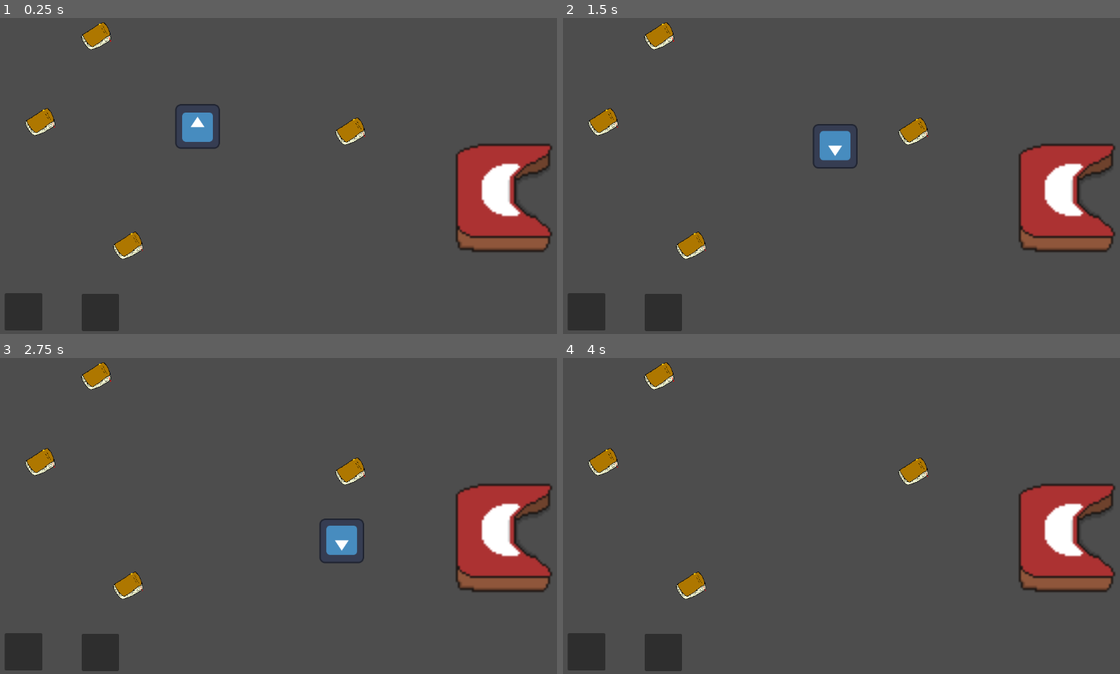
Above: before the commit, frames 1-4 (two rows, left to right).
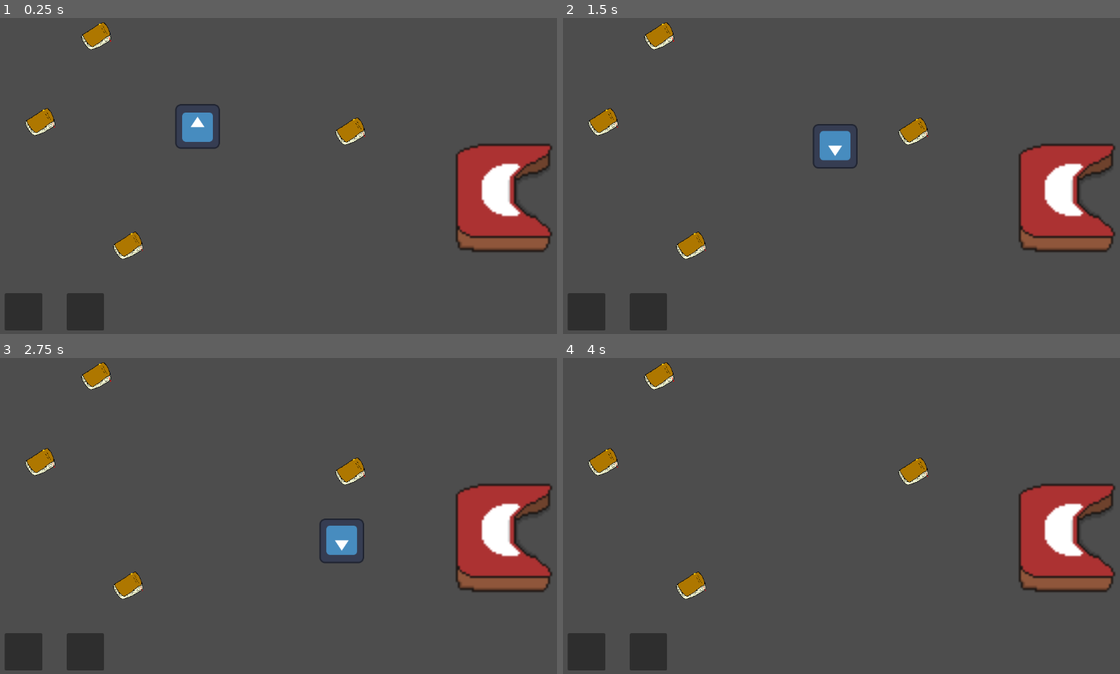
Above: after the commit, the same moments.

Repository: UrtaroPrograms/Library-of-Doppelgangers
Game: Godot game, scene res://Escenas/escena_testeo.tscn
The game is run twice, just before and just after one commit, with the same random seed, the same clock (stepped at 60 frames per second) and the same inputs. The engine's default icon, where the game draws it, is replaced by a stand-in: a white triangle on a blue panel in a dark square.
Inputs:
- Up to frame 1 (0.25 s): no input
- Up to frame 2 (1.5 s): tap Enter at 0.5 s; hold Right (move_right) 0.53-1.28 s; tap Z (Interact) at 0.6, 1.35 s; hold Down (move_down) from 1.28 s (still down)
- Up to frame 3 (2.75 s): release Down (move_down) at 2.03 s; hold Right (move_right) from 2.03 s (still down); tap Z (Interact) at 2.1 s
- Up to frame 4 (4 s): release Right (move_right) at 2.78 s; hold Up (move_up) 2.78-3.53 s; tap Z (Interact) at 2.85, 3.6 s; tap Space at 3.5 s; hold Left (move_left) from 3.53 s (still down)

The runs differ from the first frame. In frame 1, 0.7% of the frame differs, in the area x 11-22%, y 87-100%; in frame 2, 0.7%; in frame 3, 0.7%; in frame 4, 0.7%.

Commit message:
Añadidos slots para objetos en el escritorio junto con la capacidad de interactuar con ellos y dejar objetos.

Diff:
--- /dev/null
+++ b/library-of-doppelgangers/Escenas/Escritorio/escritorio_escena.tscn
@@ -0,0 +1,31 @@
+[gd_scene format=3 uid="uid://djavrxbdwap30"]
+
+[ext_resource type="Script" uid="uid://bec508nn8pgdq" path="res://Escenas/Escritorio/escritorio_escena.gd" id="1_7whd2"]
+[ext_resource type="PackedScene" uid="uid://k1xrvnbrhlxy" path="res://Escenas/Escritorio/slot_escritorio.tscn" id="2_3hren"]
+
+[node name="Escritorio Escena" type="Node2D" unique_id=490961609]
+script = ExtResource("1_7whd2")
+
+[node name="Button" type="Button" parent="." unique_id=1882353525]
+anchors_preset = 6
+anchor_left = 1.0
+anchor_top = 0.5
+anchor_right = 1.0
+anchor_bottom = 0.5
+offset_left = 528.0
+offset_top = 504.0
+offset_right = 624.0
+offset_bottom = 535.0
+grow_horizontal = 0
+grow_vertical = 2
+size_flags_horizontal = 4
+size_flags_vertical = 4
+text = "Levantarse"
+
+[node name="Slot Escritorio" parent="." unique_id=1908835188 instance=ExtResource("2_3hren")]
+offset_left = 32.0
+offset_top = 328.0
+offset_right = 32.0
+offset_bottom = 328.0
+
+[connection signal="pressed" from="Button" to="." method="_on_levantarse_pressed"]
--- /dev/null
+++ b/library-of-doppelgangers/Escenas/Escritorio/slot_escritorio.gd
@@ -0,0 +1,39 @@
+extends PanelContainer
+
+var inventario
+var heldItem
+# Called when the node enters the scene tree for the first time.
+func _ready():
+	$MenuButton.get_popup().id_pressed.connect(_on_menu_button_pressed)	#Con esto nos conectamos al botón menú que lleva cada slot.
+	inventario = get_tree().get_nodes_in_group("Inventario").get(0)	#Usamos el grupo "Inventario" como etiqueta para poder localizar al inventario real, y poner usarlo de variable. Ponemos el get(0) al final porque get_nodes_in_group() nos retorna un array.
+	heldItem = null
+
+# Called every frame. 'delta' is the elapsed time since the previous frame.
+func _process(delta: float) -> void:
+	pass
+
+func _addItem(item):	#Función para añadir un objeto al inventario. Es solo la parte visual.
+	$TextureRect.texture = item._giveAppearance()
+	$TextureRect/RichTextLabel.text = item._describe()
+	heldItem = item
+
+func _emptySlot():	#Borra la imagen y el texto en el slot. Es solo visual, el inventario mismo se encarga de la lógica.
+	$TextureRect.texture = null
+	$TextureRect/RichTextLabel.text = ""
+	heldItem = null
+
+func _on_menu_button_pressed(id : int):	#Al apretar uno de los botones del menú, se ejecuta una lógica distinta, dependiendo del botón.
+	match id:
+		0: 	#Dejar Libro
+			if heldItem:
+				print("Ya hay un objeto en este slot!")
+			else:
+				inventario._depositItem(self)
+
+		1: #Entregar Libro. Todavía no hay clientes así que no se implementa.
+			print("segunda opcion")
+		2: #Recoger
+			if heldItem:
+				inventario._pickupFromDesk(heldItem,self)
+			else:
+				print("No hay objeto que recoger")
--- /dev/null
+++ b/library-of-doppelgangers/Escenas/Escritorio/slot_escritorio.tscn
@@ -0,0 +1,163 @@
+[gd_scene format=3 uid="uid://k1xrvnbrhlxy"]
+
+[ext_resource type="Script" uid="uid://y45i7w5f4e82" path="res://Escenas/Escritorio/slot_escritorio.gd" id="1_pf7xw"]
+
+[sub_resource type="GDScript" id="GDScript_ww7an"]
+script/source = "extends MenuButton
+#
+## Called when the node enters the scene tree for the first time.
+#func _ready():
+	#
+	#self.get_popup().id_pressed.connect(_on_menu_button_pressed)
+#
+## Called every frame. 'delta' is the elapsed time since the previous frame.
+#func _process(delta: float) -> void:
+	#pass
+#
+#func _on_menu_button_pressed(id : int):
+	#match id:
+		#0: _do_something()
+		#1: _do_something_else()
+	#
+	#
+#func_ _
+"
+
+[node name="Slot Escritorio" type="Control" unique_id=1908835188]
+layout_mode = 3
+anchors_preset = 15
+anchor_right = 1.0
+anchor_bottom = 1.0
+grow_horizontal = 2
+grow_vertical = 2
+
+[node name="Slot" type="PanelContainer" parent="." unique_id=2106496043]
+layout_direction = 2
+layout_mode = 0
+offset_left = 240.0
+offset_top = 64.0
+offset_right = 316.0
+offset_bottom = 139.0
+size_flags_horizontal = 4
+script = ExtResource("1_pf7xw")
+
+[node name="TextureRect" type="TextureRect" parent="Slot" unique_id=494949686]
+layout_mode = 2
+expand_mode = 3
+
+[node name="RichTextLabel" type="RichTextLabel" parent="Slot/TextureRect" unique_id=1607799949]
+layout_mode = 0
+offset_left = 2.0
+offset_top = -132.0
+offset_right = 156.0
+theme_override_font_sizes/normal_font_size = 10
+theme_override_font_sizes/bold_font_size = 8
+
+[node name="MenuButton" type="MenuButton" parent="Slot" unique_id=1991024143]
+layout_mode = 2
+item_count = 3
+popup/item_0/text = "Dejar Libro"
+popup/item_0/id = 0
+popup/item_1/text = "Entregar Libro"
+popup/item_1/id = 1
+popup/item_2/text = "Recoger Libro"
+popup/item_2/id = 2
+script = SubResource("GDScript_ww7an")
+
+[node name="Slot2" type="PanelContainer" parent="." unique_id=1827626129]
+layout_direction = 2
+layout_mode = 0
+offset_left = 396.0
+offset_top = 16.0
+offset_right = 472.0
+offset_bottom = 91.0
+size_flags_horizontal = 4
+script = ExtResource("1_pf7xw")
+
+[node name="TextureRect" type="TextureRect" parent="Slot2" unique_id=687544820]
+layout_mode = 2
+expand_mode = 3
+
+[node name="RichTextLabel" type="RichTextLabel" parent="Slot2/TextureRect" unique_id=1316433119]
+layout_mode = 0
+offset_left = 2.0
+offset_top = -132.0
+offset_right = 156.0
+theme_override_font_sizes/normal_font_size = 10
+theme_override_font_sizes/bold_font_size = 8
+
+[node name="MenuButton" type="MenuButton" parent="Slot2" unique_id=18824572]
+layout_mode = 2
+item_count = 3
+popup/item_0/text = "Dejar Libro"
+popup/item_0/id = 0
+popup/item_1/text = "Entregar Libro"
+popup/item_1/id = 1
+popup/item_2/text = "Recoger Libro"
+popup/item_2/id = 2
+script = SubResource("GDScript_ww7an")
+
+[node name="Slot3" type="PanelContainer" parent="." unique_id=1718583876]
+layout_direction = 2
+layout_mode = 0
+offset_left = 772.0
+offset_top = 64.0
+offset_right = 848.0
+offset_bottom = 139.0
+size_flags_horizontal = 4
+script = ExtResource("1_pf7xw")
+
+[node name="TextureRect" type="TextureRect" parent="Slot3" unique_id=1697655980]
+layout_mode = 2
+expand_mode = 3
+
+[node name="RichTextLabel" type="RichTextLabel" parent="Slot3/TextureRect" unique_id=536096988]
+layout_mode = 0
+offset_left = 2.0
+offset_top = -132.0
+offset_right = 156.0
+theme_override_font_sizes/normal_font_size = 10
+theme_override_font_sizes/bold_font_size = 8
+
+[node name="MenuButton" type="MenuButton" parent="Slot3" unique_id=238266018]
+layout_mode = 2
+item_count = 3
+popup/item_0/text = "Dejar Libro"
+popup/item_0/id = 0
+popup/item_1/text = "Entregar Libro"
+popup/item_1/id = 1
+popup/item_2/text = "Recoger Libro"
+popup/item_2/id = 2
+script = SubResource("GDScript_ww7an")
+
+[node name="Slot4" type="PanelContainer" parent="." unique_id=864963978]
+layout_direction = 2
+layout_mode = 0
+offset_left = 616.0
+offset_top = 16.0
+offset_right = 692.0
+offset_bottom = 91.0
+size_flags_horizontal = 4
+script = ExtResource("1_pf7xw")
+
+[node name="TextureRect" type="TextureRect" parent="Slot4" unique_id=9754206]
+layout_mode = 2
+expand_mode = 3
+
+[node name="RichTextLabel" type="RichTextLabel" parent="Slot4/TextureRect" unique_id=1970324732]
+layout_mode = 0
+offset_left = 2.0
+offset_top = -132.0
+offset_right = 156.0
+theme_override_font_sizes/normal_font_size = 10
+theme_override_font_sizes/bold_font_size = 8
+
+[node name="MenuButton" type="MenuButton" parent="Slot4" unique_id=474926008]
+layout_mode = 2
+item_count = 3
+popup/item_0/text = "Dejar Libro"
+popup/item_0/id = 0
+popup/item_1/text = "Entregar Libro"
+popup/item_1/id = 1
+popup/item_2/text = "Recoger Libro"
+popup/item_2/id = 2
--- a/library-of-doppelgangers/Escenas/escena_testeo.gd
+++ b/library-of-doppelgangers/Escenas/escena_testeo.gd
@@ -1,6 +1,6 @@
 extends Node2D
 
-var escenaEscritorio = preload("res://Escenas/escritorio_escena.tscn").instantiate()	#Cargamos la escena del escritorio para luego poder cambiar.
+var escenaEscritorio = preload("res://Escenas/Escritorio/escritorio_escena.tscn").instantiate()	#Cargamos la escena del escritorio para luego poder cambiar.
 
 var inventario	#Tomamos al inventario como variable, de tal modo que podamos pasarselo a la escena escritorio
 
--- a/library-of-doppelgangers/Escenas/escena_testeo.tscn
+++ b/library-of-doppelgangers/Escenas/escena_testeo.tscn
@@ -36,7 +36,7 @@
 longitud = "Corto"
 tematica = "Tragedia"
 
-[node name="Inventario" parent="." unique_id=52916187 instance=ExtResource("3_im4fa")]
+[node name="Inventario" parent="." unique_id=52916187 groups=["Inventario"] instance=ExtResource("3_im4fa")]
 offset_left = 29.0
 offset_top = 559.0
 offset_right = 69.0
--- a/library-of-doppelgangers/Escenas/escritorio_escena.tscn
+++ /dev/null
@@ -1,15 +0,0 @@
-[gd_scene format=3 uid="uid://djavrxbdwap30"]
-
-[ext_resource type="Script" uid="uid://bec508nn8pgdq" path="res://Escenas/escritorio_escena.gd" id="1_7whd2"]
-
-[node name="Escritorio Escena" type="Node2D" unique_id=490961609]
-script = ExtResource("1_7whd2")
-
-[node name="Button" type="Button" parent="." unique_id=1882353525]
-offset_left = 450.0
-offset_top = 520.0
-offset_right = 544.0
-offset_bottom = 551.0
-text = "Levantarse"
-
-[connection signal="pressed" from="Button" to="." method="_on_levantarse_pressed"]
--- a/library-of-doppelgangers/Personaje_Jugable/Inventario/inventario.gd
+++ b/library-of-doppelgangers/Personaje_Jugable/Inventario/inventario.gd
@@ -12,7 +12,7 @@
 	for iteration in Libros:		#Para cada libro, conectamos su señal "Recogido" con el método "_recogerLibro"
 		iteration.connect("Recogido",_acquireItem)
 
-	$Slot1._emptySlot()		#Vaciamos los slots para iniciar(solo para asegurarnos, ya están vacíos. Les asignamos su numero y nos conectamos a su señal.
+	$Slot1._emptySlot()		#Vaciamos los slots para iniciar(solo para asegurarnos, ya están vacíos). Les asignamos su numero y nos conectamos a su señal.
 	$Slot1.slotNumber = 1
 	$Slot1.connect("ObjetoSoltado", _dropItem)
 
@@ -28,19 +28,19 @@
 func _acquireItem(item: Object):	#El método acquireItem chequea si hay un espacio vacío en el inventario. Si lo hay, añade el objeto al slot y le pide al item que se elimine. Si no lo hay, printea un mensaje en la consola.
 	if !slot1Ocupado:
 		$Slot1._addItem(item)
-		itemSlot1 = item
+		itemSlot1 = item.duplicate()	#Duplicamos el objeto antes de borrar el original.
 		slot1Ocupado = true
 		item.call("_eliminar")
 	else: if !slot2Ocupado:
 		$Slot2._addItem(item)
-		itemSlot2 = item
+		itemSlot2 = item.duplicate()	#Lo mismo.
 		item.call("_eliminar")
 		slot2Ocupado = true
 	else:
 		print("El inventario está lleno!")
 
 func _dropItem(slot: int):	#El método _dropItem recibe un slot (determinado por un int) y lo vacía.
-	#var escenaActual = get_tree().get_current_scene() Nota: El chequeo de si la escena actual es la del escritorio actualmente no funciona.
+	#var escenaActual = get_tree().get_current_scene() Nota: El chequeo de si la escena actual es la del escritorio actualmente no funciona. Ha quedado obsoleto.
 	#if(escenaActual.get_name() == "escritorio_escena"):
 	if(slot==1):
 		itemSlot1 = null
@@ -50,3 +50,22 @@
 		itemSlot2 = null
 		slot2Ocupado = false
 		$Slot2._emptySlot()
+
+func _depositItem(depositSlot):	#Tomamos como argumento un slot ("destino") donde dejar nuestro objeto
+	if slot1Ocupado:	#Primero chequeamos si el slot 1 tiene un objeto.
+		if(itemSlot1):	#Si lo tiene, le decimos al slot destino que tome el objeto y lo quitamos del inventario
+			depositSlot._addItem(itemSlot1)
+			_dropItem(1)
+	else: if slot2Ocupado:	#Si no hay nada en el slot 1, probamos con el 2
+		if(itemSlot2):
+			depositSlot._addItem(itemSlot2)
+			_dropItem(2)
+	else:
+		print ("¡No hay objetos que soltar!") #Si no hay nada en ninguno de los slots, nos quejamos.
+
+func _pickupFromDesk(item, depositSlot):	#Recibimos como argumento un objeto a depositar y un slot donde depositarlo.
+	if(!slot1Ocupado || !slot2Ocupado):	#Si hay un slot desocupado, pasamos al método para recoger objetos
+		_acquireItem(item)
+		depositSlot._emptySlot()	#Y le decimos al slot que se vacíe ya que el objeto ahora le pertenece al inventario
+	else:	#Si ambos slots están llenos, entonces printeamos una queja.
+		print("El inventario está lleno!")
--- a/library-of-doppelgangers/Personaje_Jugable/Inventario/inventario.tscn
+++ b/library-of-doppelgangers/Personaje_Jugable/Inventario/inventario.tscn
@@ -45,10 +45,10 @@
 [node name="Slot2" type="PanelContainer" parent="." unique_id=783628041]
 layout_direction = 2
 layout_mode = 0
-offset_left = 144.0
-offset_top = 8.0
-offset_right = 219.0
-offset_bottom = 83.0
+offset_left = 114.0
+offset_top = 7.0
+offset_right = 189.0
+offset_bottom = 82.0
 script = ExtResource("2_r7ghh")
 
 [node name="TextureRect" type="TextureRect" parent="Slot2" unique_id=1087307077]
--- a/library-of-doppelgangers/project.godot
+++ b/library-of-doppelgangers/project.godot
@@ -14,6 +14,10 @@
 run/main_scene="uid://mvd8byib56uy"
 config/features=PackedStringArray("4.6", "Forward Plus")
 config/icon="res://icon.svg"
+
+[global_group]
+
+Inventario=""
 
 [input]
 
Renamed: library-of-doppelgangers/Escenas/escritorio_escena.gd -> library-of-doppelgangers/Escenas/Escritorio/escritorio_escena.gd
Renamed: library-of-doppelgangers/Escenas/escritorio_escena.gd.uid -> library-of-doppelgangers/Escenas/Escritorio/escritorio_escena.gd.uid
Not shown, added: library-of-doppelgangers/Escenas/Escritorio/slot_escritorio.gd.uid
